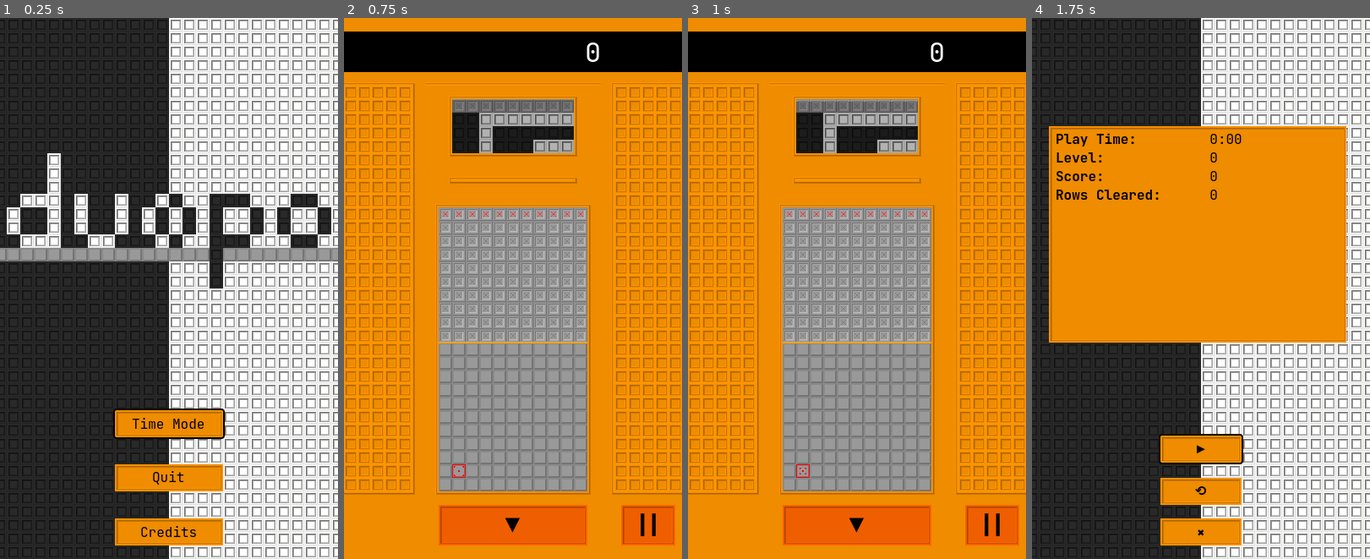
Above: before the commit, frames 1-4 (left to right).
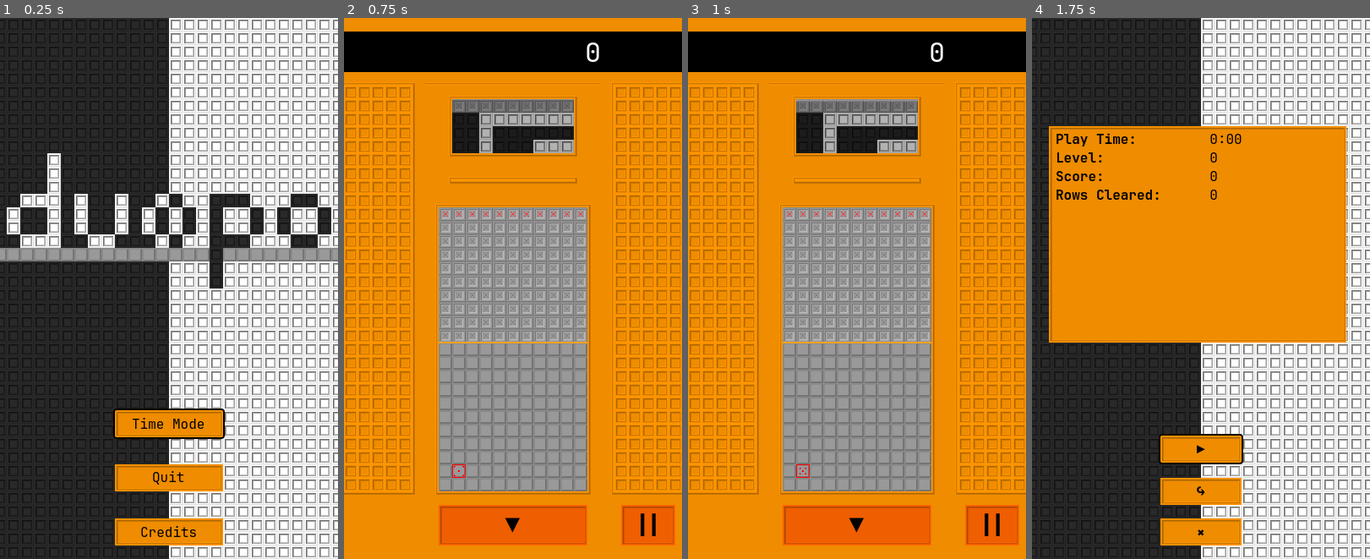
Above: after the commit, the same moments.

Repository: ka-puna/duopo
Game: Godot game, scene res://src/main.tscn
The game is run twice, just before and just after one commit, with the same random seed, the same clock (stepped at 60 frames per second) and the same inputs.
Inputs:
- Up to frame 1 (0.25 s): no input
- Up to frame 2 (0.75 s): click "Time Mode" at 0.5 s
- Up to frame 3 (1 s): no input
- Up to frame 4 (1.75 s): click "||" at 1.25 s

The runs differ from the first frame. In frame 1, less than 0.1% of the frame differs, in the area x 44-58%, y 74-96%; in frame 2, less than 0.1%; in frame 3, less than 0.1%; in frame 4, less than 0.1%, in the area x 7-62%, y 21-89%.

Commit message:
Fix restart button icon.

Diff:
--- a/src/scene/pause_menu.tscn
+++ b/src/scene/pause_menu.tscn
@@ -201,7 +201,7 @@
 focus_previous = NodePath("../cross_button")
 shortcut = ExtResource("5_h12ti")
 shortcut_in_tooltip = false
-text = "⟲"
+text = "↪"
 flat = true
 
 [node name="ButtonBG" type="TileMap" parent="Group/open_circle_button"]
Binary file changed: asset/fonts/JetBrainsMono.ttf
